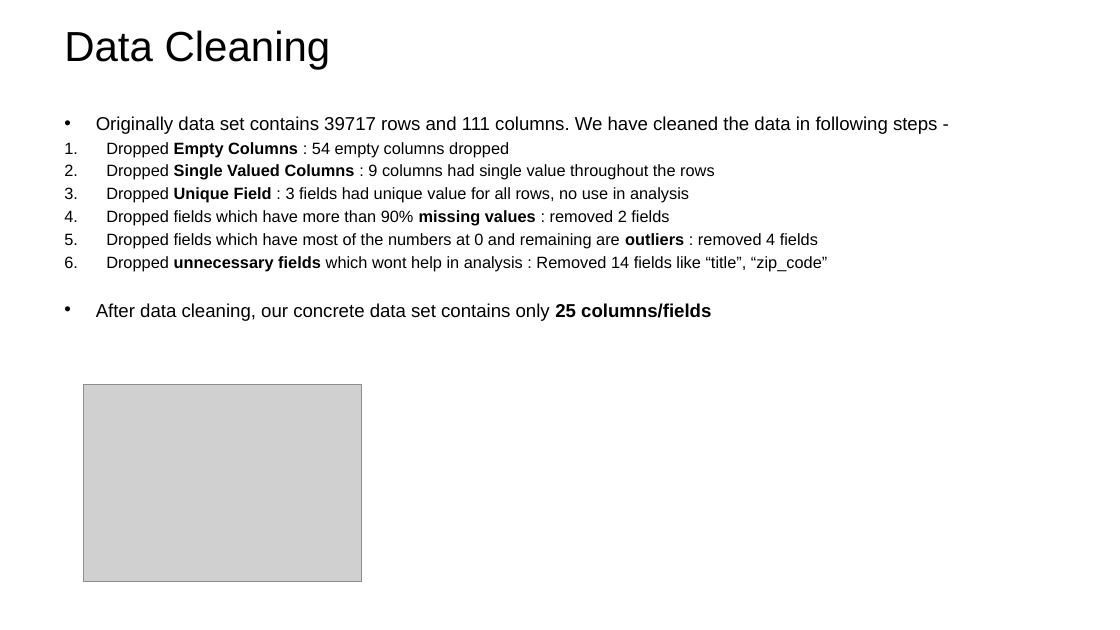
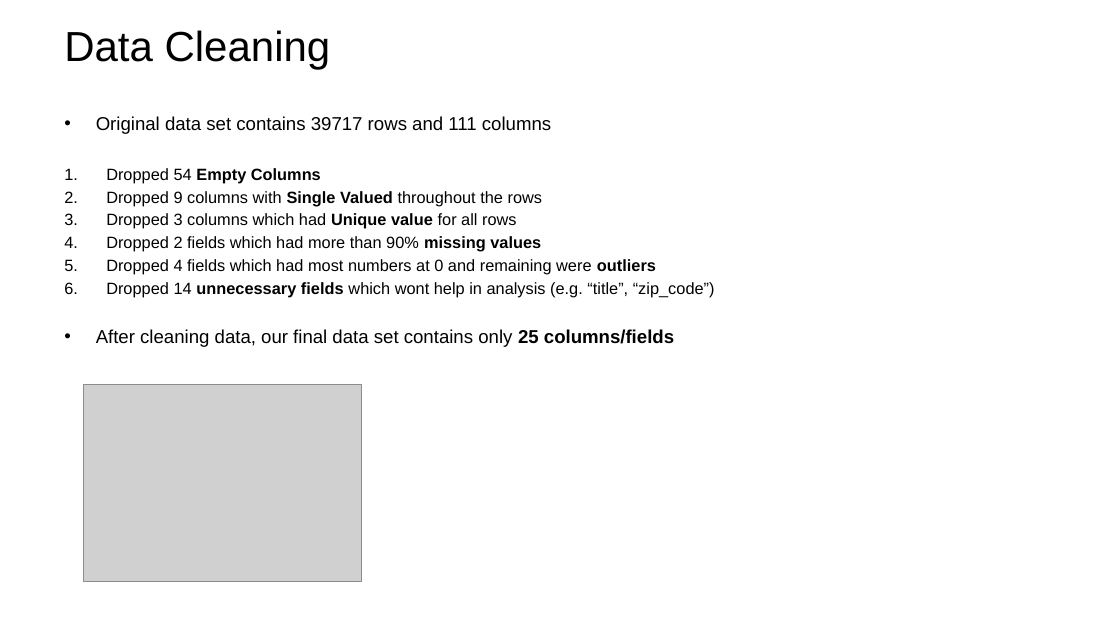
Before and after one commit to irish-luong/LandingClubCaseStudy, a slide deck: slide 3 of lending_club_case_study.pptx (slide 4 before the commit). Drawn at 1120x630 pixels with LibreOffice and Linux fonts; fonts in the diff are those of the drawing; grey boxes stand for pictures; background and template pictures are left out. Boxes give left, top, right and bottom in pixels: in the first picture for what was removed or moved away, otherwise in the second. Text is boxed around its words. In the diff, an @@ line names an element or a change of style, - is before the commit and + after.

Commit message:
Modified the ppt

```diff
--- a/lending_club_case_study.pptx
+++ b/lending_club_case_study.pptx
@@ text at [96, 116, 715, 347]: text changed @@
-• Originally data set contains 39717 rows and 111 columns. We have cleaned the data in following steps -
-1. Dropped Empty Columns : 54 empty columns dropped
-2. Dropped Single Valued Columns : 9 columns had single value throughout the rows
-3. Dropped Unique Field : 3 fields had unique value for all rows, no use in analysis
-4. Dropped fields which have more than 90% missing values : removed 2 fields
-5. Dropped fields which have most of the numbers at 0 and remaining are outliers : removed 4 fields
-6. Dropped unnecessary fields which wont help in analysis : Removed 14 fields like “title”, “zip_code”
-• After data cleaning, our concrete data set contains only 25 columns/fields
+• Original data set contains 39717 rows and 111 columns
+1. Dropped 54 Empty Columns
+2. Dropped 9 columns with Single Valued throughout the rows
+3. Dropped 3 columns which had Unique value for all rows
+4. Dropped 2 fields which had more than 90% missing values
+5. Dropped 4 fields which had most numbers at 0 and remaining were outliers
+6. Dropped 14 unnecessary fields which wont help in analysis (e.g. “title”, “zip_code”)
+• After cleaning data, our final data set contains only 25 columns/fields
```
Also in this commit, not shown: 12 other slides changed, 1 slide added, 1 slide removed.
